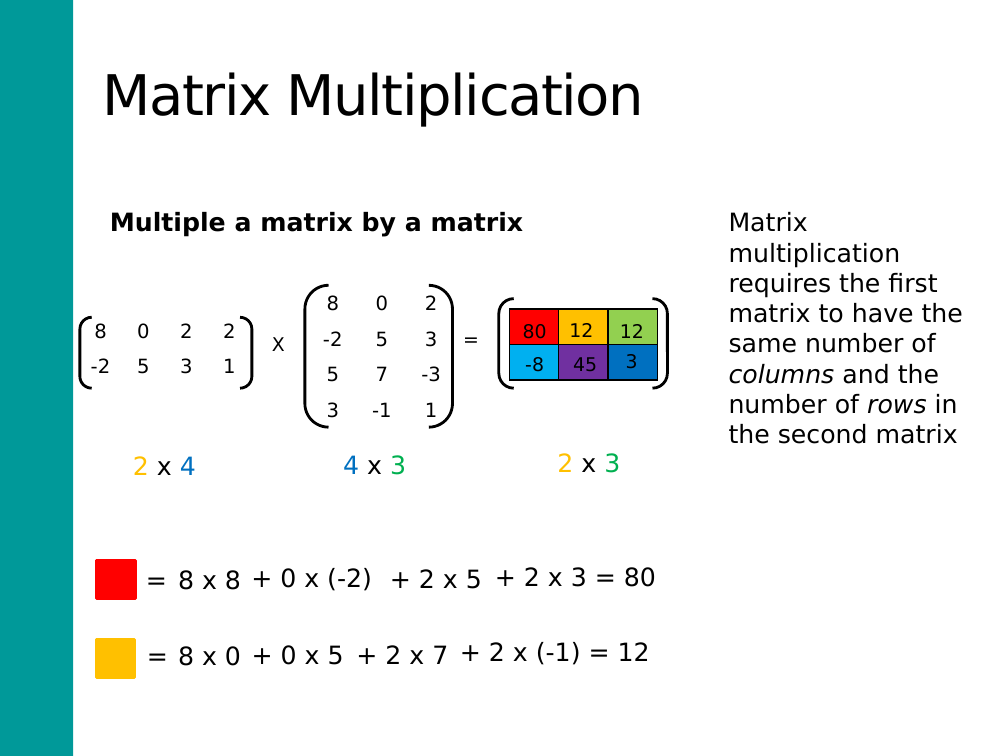
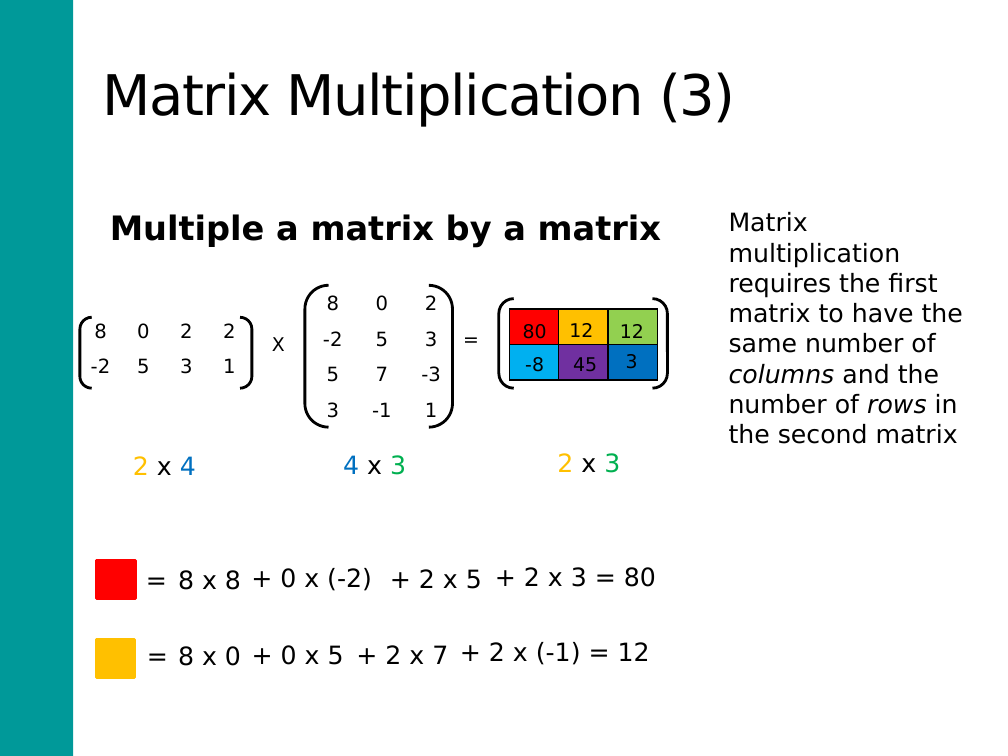
Before and after one commit to DARTH-git/Course-Modularization, a slide deck: slide 7 of static/Course_Modularization/Intro, general, packages/matrixAlgebraSlidesExtra.pptx. Drawn at 1008x756 pixels with LibreOffice and Linux fonts; fonts in the diff are those of the drawing. Boxes give left, top, right and bottom in pixels: in the first picture for what was removed or moved away, otherwise in the second. Text is boxed around its words. In the diff, an @@ line names an element or a change of style, - is before the commit and + after.

Commit message:
Update matrix algebra slides

```diff
--- a/static/Course_Modularization/Intro, general, packages/matrixAlgebraSlidesExtra.pptx
+++ b/static/Course_Modularization/Intro, general, packages/matrixAlgebraSlidesExtra.pptx
@@ title at [103,72,735,127]: text changed @@
-Matrix Multiplication
+Matrix Multiplication (3)
@@ text "Multiple a matrix by a ..." at [110,214,661,247]: size 18 to 24 pt @@
```
Also in this commit, not shown: 5 other slides changed.
